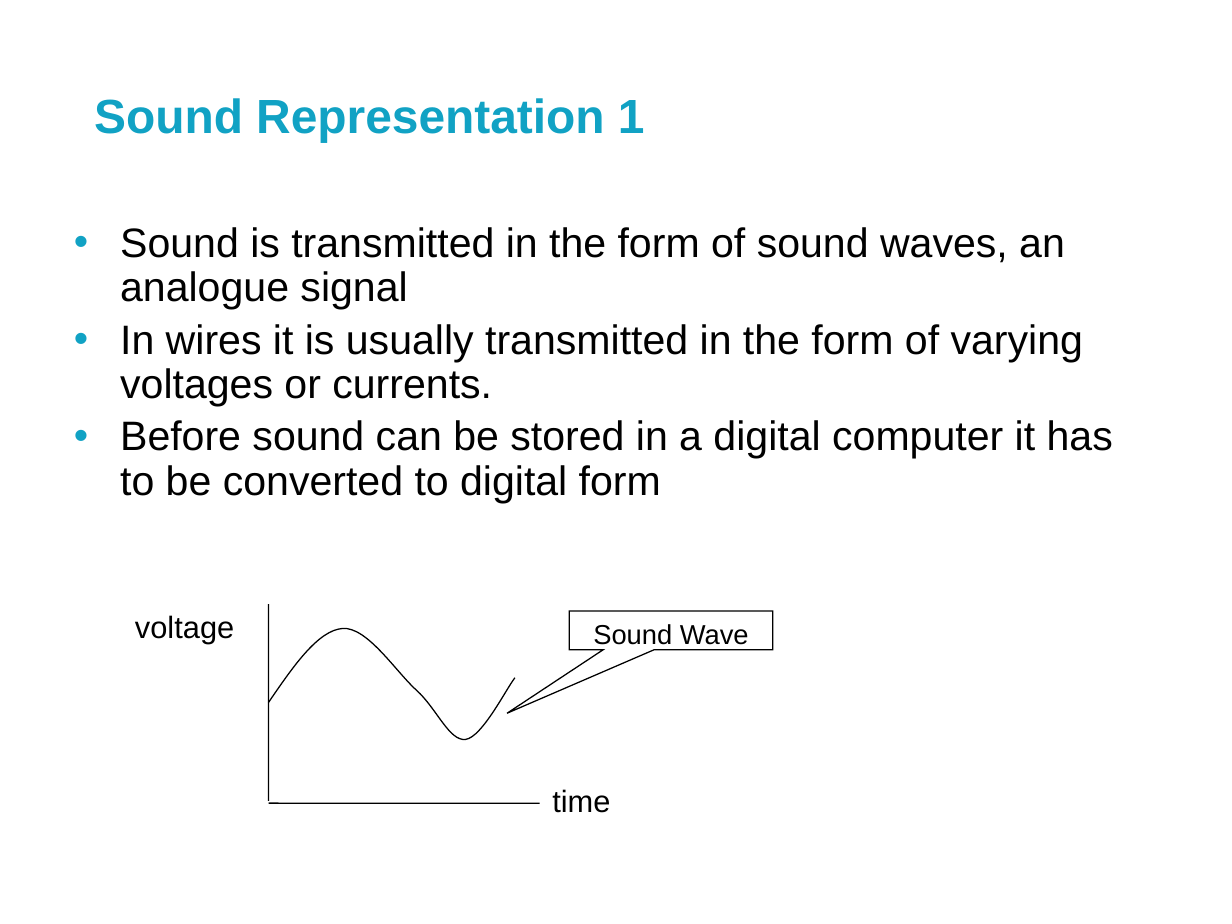
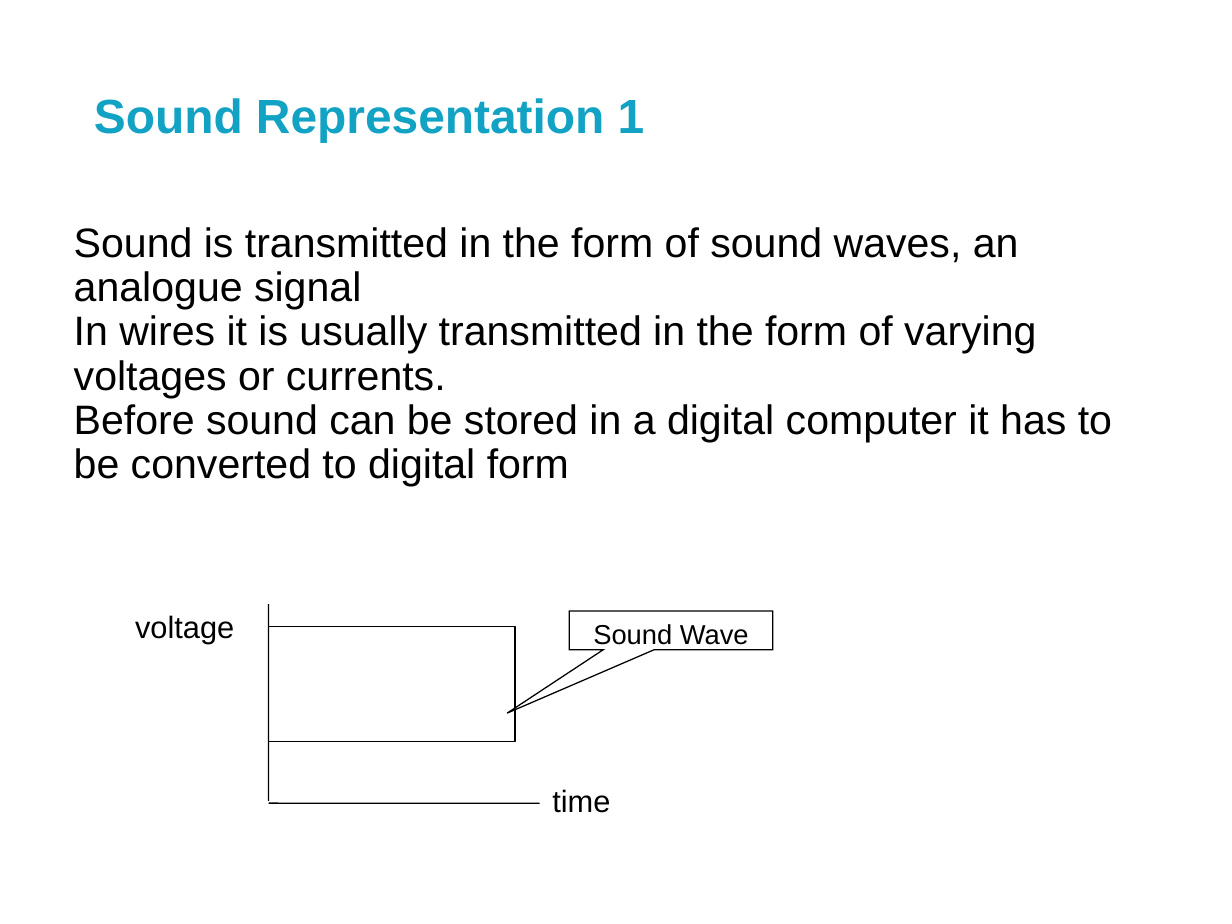
Before and after one commit to Peregrine42/uni-work, a slide deck: slide 7 of Lectures/1st Year/Platforms/Platforms3-Bitsandbytes.pptx. Drawn at 1232x924 pixels with LibreOffice and Linux fonts; fonts in the diff are those of the drawing; background and template pictures are left out. Boxes give left, top, right and bottom in pixels: in the first picture for what was removed or moved away, otherwise in the second. Text is boxed around its words. In the diff, an @@ line names an element or a change of style, - is before the commit and + after.

Commit message:
formatting in powerpoint

```diff
--- a/Lectures/1st Year/Platforms/Platforms3-Bitsandbytes.pptx
+++ b/Lectures/1st Year/Platforms/Platforms3-Bitsandbytes.pptx
@@ text "Sound is transmitted in the ..." at <box>74,227,1112,487</box>: bullet • to none; less space between paragraphs @@
@@ line (269, 604) - (269, 801): stroke #000000 0.75 pt to #000000 0.74 pt @@
@@ freeform shape removed at <box>269,627,515,742</box> @@
@@ rectangle added at <box>269,627,515,742</box>, outline #000000 0.74 pt @@
```
Also in this commit, not shown: 15 other slides changed, 5 slides removed.
